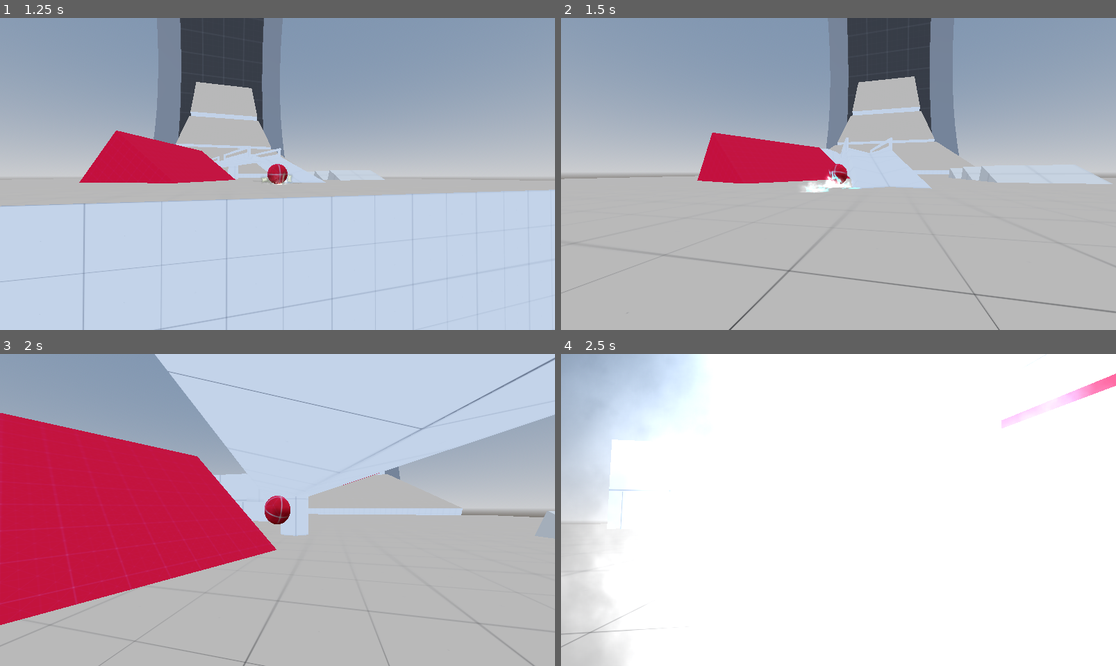
Above: before the commit, frames 1-4 (two rows, left to right).
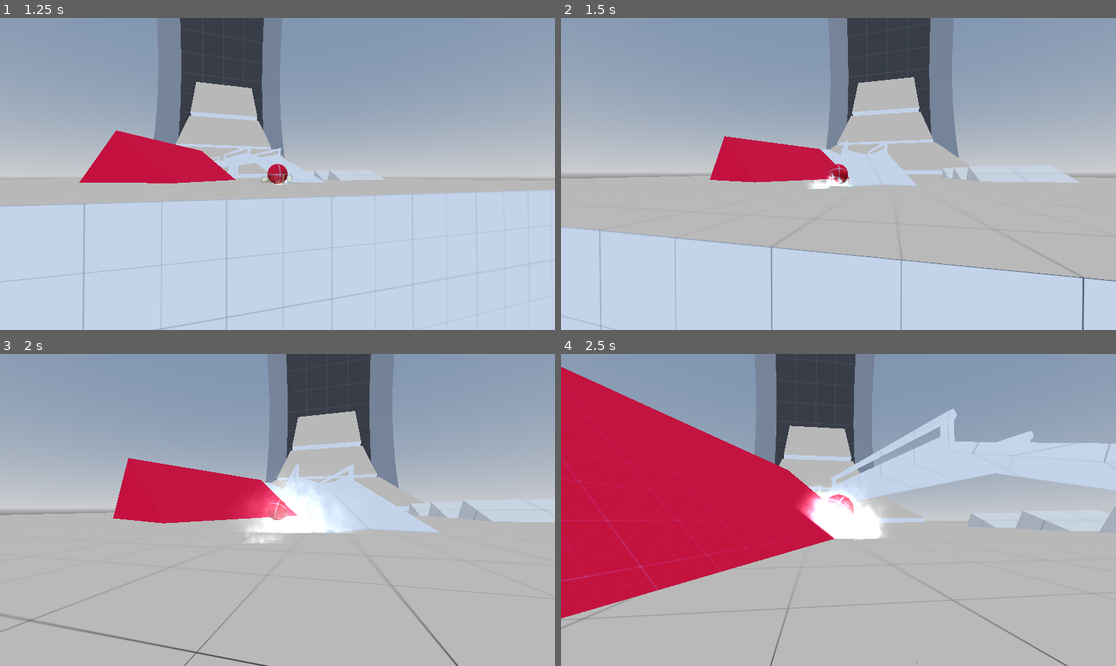
Above: after the commit, the same moments.

Repository: Bartticus/GMTK2025
Game: Godot game, scene res://Scenes/main/main.tscn
Same seed, same stepped clock (60 frames per second), same inputs: the game is played once before the commit and once after it.
Inputs (mouse positions are in pixels of both pictures, inside the frame that each line leads up to):
- Up to frame 1 (1.25 s): move the mouse to (305, 174) at 0.52 s; hold W (forward) from 0.53 s (still down); hold Space (drift) from 0.53 s (still down)
- Up to frame 2 (1.5 s): keep holding W (forward); move the mouse to (810, 174) at 1.27 s; release Space (drift) at 1.28 s; tap Space (drift) at 1.35 s
- Up to frame 3 (2 s): keep holding W (forward)
- Up to frame 4 (2.5 s): keep holding W (forward); move the mouse to (849, 503) at 2.02 s; hold Mouse wheel down (wheel_down) from 2.03 s (still down); tap Space (drift) at 2.3 s

Frame 1 is identical in both runs. In frame 2, 26% of the frame differs, in the area x 0-100%, y 0-100%; in frame 3, 45%; in frame 4, 98%.

Commit message:
Drift Boost scales with time

Diff:
--- a/Scenes/marble/drift_fx.gd
+++ b/Scenes/marble/drift_fx.gd
@@ -3,6 +3,7 @@
 
 @onready var currently_drifting : bool = false
 @onready var drifting_timer : float = 0.0
+@onready var drift_lerp : float = 0.0
 @onready var current_move_rot : float = 0.0#Vector2 = Vector2.ZERO
 
 @onready var y_rot : float = 0.0
@@ -30,7 +31,7 @@
 	if currently_drifting:
 		alpha = lerpf(alpha, 0.9, delta*10.0)
 		drifting_timer += delta
-		var drift_lerp : float = drifting_timer / 2.0
+		drift_lerp = drifting_timer / 2.0
 		drift_lerp = min(drift_lerp, 1.0)
 
 		drift_lerp = intensity_curve.sample_baked(drift_lerp)
@@ -44,6 +45,7 @@
 		if drifting_timer > 0.0:
 			alpha = 0.0
 		drifting_timer = 0.0
+		drift_lerp = 0.0
 
 	sprites[0].modulate.a = alpha
 	arrow.modulate.a = alpha
--- a/Scenes/marble/marble.gd
+++ b/Scenes/marble/marble.gd
@@ -104,14 +104,15 @@
 	else:
 		drift_fx.current_move_rot = atan2(linear_velocity.z, -linear_velocity.x) + 1.5707963267949
 
-
-
 	#linear_velocity.x = clampf(linear_velocity.x, -max_velocity, max_velocity)
 	#linear_velocity.z = clampf(linear_velocity.z, -max_velocity, max_velocity)
 
 	if is_on_floor() and Input.is_action_just_released("drift"):
-		apply_central_impulse(drifting_last_keyboard_f_force*drifting_velocity_boost)
-		apply_central_impulse(-drifting_last_keyboard_h_force*drifting_velocity_boost)
+		var boost : float = drift_fx.drifting_timer / 0.8
+		boost = min(boost, 1.0)
+		boost *= drifting_velocity_boost
+		apply_central_impulse(drifting_last_keyboard_f_force*boost)
+		apply_central_impulse(-drifting_last_keyboard_h_force*boost)
 		drifting_last_keyboard_f_force = Vector3.ZERO
 		drifting_last_keyboard_h_force = Vector3.ZERO
 
--- a/project.godot
+++ b/project.godot
@@ -23,6 +23,7 @@
 
 window/size/viewport_width=960
 window/size/viewport_height=540
+window/size/mode=2
 
 [input]
 
Not shown: 1 places in Scenes/main/main.tscn that only renumber resources
